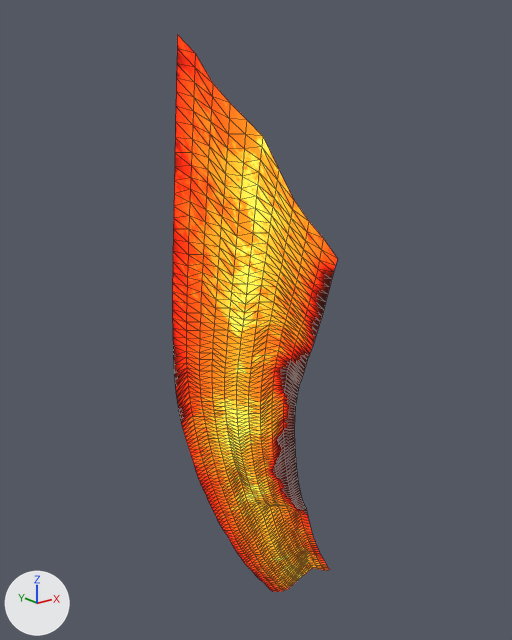
Renders of the glTF model flow_1_1.glb from each side of a commit.
Both versions are drawn from a camera (50 mm lens) standing at (13.3, 7.1, 77.3) and looking at (28.1, 25.7, 69.9). Arrows for +X, +Y and +Z are at lower left; the lights stay in place. The first picture is the older version. Mesh edges are drawn as thin lines.
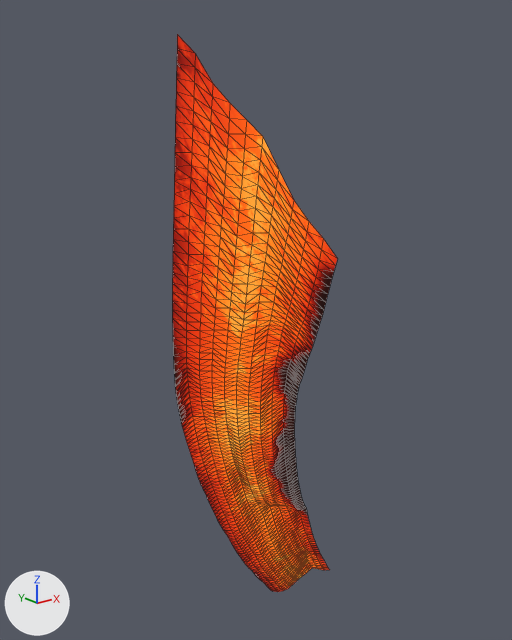
The change, as a list of edits to the scene's bpy script:
```text
Change mat_material_0:
    where n0 = _N.new('ShaderNodeBsdfPrincipled'); n0.name = 'Principled BSDF'
    n0.inputs[28].default_value: 2.6 -> 1.0  # 'Emission Strength'
```

What differs and where, as boxes (x1, y1, x2, y2) in the pictures (512 x 640 px):
'Mesh_0', surface changed: (172, 34, 337, 592) in both
